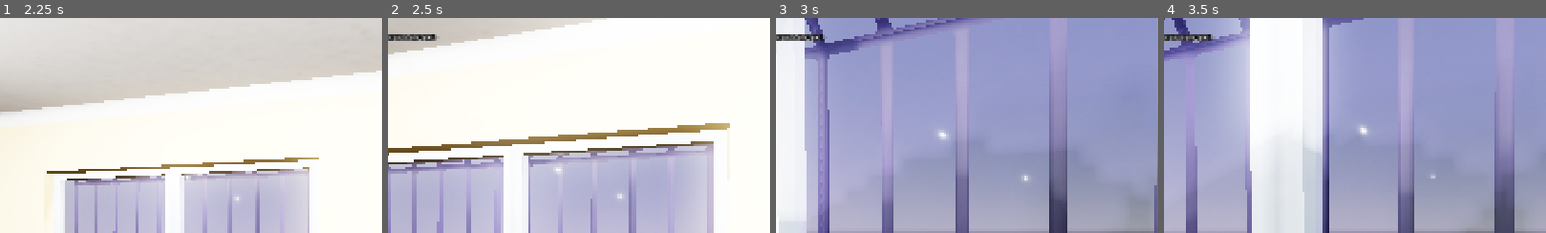
Above: before the commit, frames 1-4 (left to right).
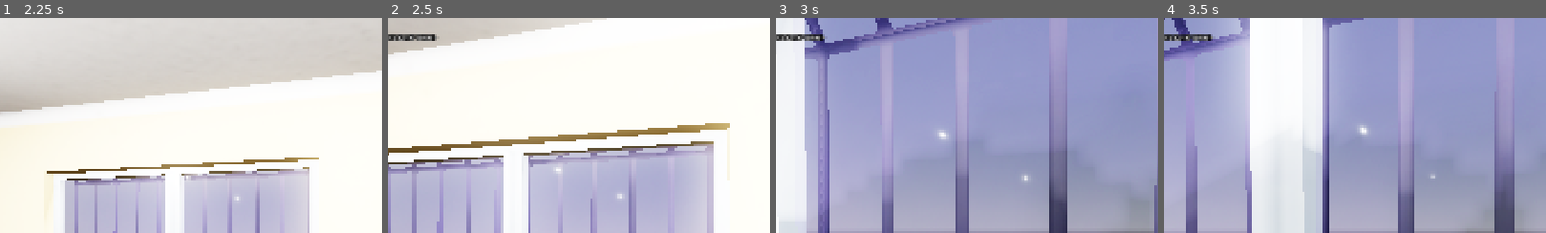
Above: after the commit, the same moments.

Repository: takanazwa5/ProjektMonopolowy
Game: Godot game, scene res://scenes/game/game.tscn
Two runs of this game, one before a commit and one after it. Both use one fixed random seed, a clock stepped at 60 frames per second and the inputs below.
Inputs (mouse positions are % of the whole screen's width and height, from its top left):
- Up to frame 1 (2.25 s): tap Enter at 0.5 s; move the mouse to (55, 50) at 0.52 s; hold E (interact) 0.53-1.28 s; hold W (walk_forward) from 0.53 s (still down); click (55, 50) at 0.67 s; move the mouse to (45, 50) at 1.27 s; tap Ctrl (crouch) at 1.35 s; click (45, 50) at 1.42 s; tap E (interact) at 1.55 s; move the mouse to (52, 48) at 2.02 s; hold G (drop_item) from 2.03 s (still down); click (52, 48) at 2.17 s
- Up to frame 2 (2.5 s): keep holding W (walk_forward); keep holding G (drop_item); tap E (interact) at 2.3 s
- Up to frame 3 (3 s): keep holding W (walk_forward); move the mouse to (49, 52) at 2.77 s; release G (drop_item) at 2.78 s; tap E (interact) at 2.85 s; click (49, 52) at 2.92 s
- Up to frame 4 (3.5 s): keep holding W (walk_forward)
The pictures show only the part of the screen within x 14-64%, y 0-50%; the shares and areas given below are measured in that part.

Frame 1 is identical in both runs. In frame 2, 0.2% of the frame differs, in the area x 2-13%, y 7-11%; in frame 3, 0.2%; in frame 4, 0.2%.

Commit message:
Refactor player HUD and interaction system
Moved HUD, reticle, item preview, item rig, and interaction raycast scripts and scenes into dedicated subfolders for better organization. Replaced direct node references with exported variables and PackedScene instancing. Updated interaction logic to support NPC dialog and reticle tooltips. Added dialog system and improved collider change handling for reticle feedback.

Diff:
--- /dev/null
+++ b/features/dialog/dialog.gd
@@ -0,0 +1,4 @@
+class_name Dialog extends Control
+
+
+@onready var dialog_label: Label = %DialogLabel
--- /dev/null
+++ b/features/dialog/dialog.tscn
@@ -0,0 +1,49 @@
+[gd_scene load_steps=2 format=3 uid="uid://wxlg7byvgxeh"]
+
+[ext_resource type="Script" uid="uid://dcajhertautgu" path="res://features/dialog/dialog.gd" id="1_6t6af"]
+
+[node name="Dialog" type="Control"]
+visible = false
+layout_mode = 3
+anchors_preset = 15
+anchor_right = 1.0
+anchor_bottom = 1.0
+grow_horizontal = 2
+grow_vertical = 2
+script = ExtResource("1_6t6af")
+
+[node name="MarginContainer" type="MarginContainer" parent="."]
+layout_mode = 1
+anchors_preset = -1
+anchor_top = 0.5
+anchor_right = 1.0
+anchor_bottom = 1.0
+grow_horizontal = 2
+grow_vertical = 2
+theme_override_constants/margin_left = 50
+theme_override_constants/margin_top = 250
+theme_override_constants/margin_right = 50
+theme_override_constants/margin_bottom = 50
+
+[node name="Panel" type="Panel" parent="MarginContainer"]
+layout_mode = 2
+
+[node name="MarginContainer" type="MarginContainer" parent="MarginContainer/Panel"]
+layout_mode = 1
+anchors_preset = 15
+anchor_right = 1.0
+anchor_bottom = 1.0
+grow_horizontal = 2
+grow_vertical = 2
+theme_override_constants/margin_left = 10
+theme_override_constants/margin_top = 10
+theme_override_constants/margin_right = 10
+theme_override_constants/margin_bottom = 10
+
+[node name="DialogLabel" type="Label" parent="MarginContainer/Panel/MarginContainer"]
+unique_name_in_owner = true
+layout_mode = 2
+size_flags_vertical = 1
+text = "[NPCNAME]: [Dialog]"
+visible_characters = 0
+visible_ratio = 0.0
--- a/features/npc/Basia/basia.tscn
+++ b/features/npc/Basia/basia.tscn
@@ -90,7 +90,7 @@
 parameters/put_down/active = false
 parameters/put_down/internal_active = false
 parameters/put_down/request = 0
-parameters/walk_blend/blend_position = 0
+parameters/walk_blend/blend_position = 0.0
 
 [node name="StateMachine" type="Node" parent="." node_paths=PackedStringArray("initial_state")]
 unique_name_in_owner = true
--- a/features/npc/shared/npc.gd
+++ b/features/npc/shared/npc.gd
@@ -50,6 +50,15 @@
 	animation_tree.set(&"parameters/walk_blend/blend_position", blend_pos)
 
 
+func interact(event: InputEvent) -> void:
+
+	if not event.is_action_pressed(&"interact"): return
+
+	var player: Player = get_tree().get_first_node_in_group(&"player")
+	var dialog: Dialog = player.dialog
+	dialog.show()
+
+
 func navigate_to_node(node: Node3D) -> void:
 
 	if target_node == node: return
--- a/features/player/hud.gd
+++ b/features/player/hud/hud.gd
@@ -1,15 +1,17 @@
 class_name HUD extends CanvasLayer
 
 
+@export var _item_preview: ItemPreview
+
+
 @onready var reticle: Reticle = %Reticle
-@onready var item_preview: ItemPreview = %ItemPreview
 @onready var item_preview_prompt: Control = %ItemPreviewPrompt
 
 
 func _ready() -> void:
 
-	item_preview.item_entered.connect(_on_item_entered_preview)
-	item_preview.item_exited.connect(_on_item_exited_preview)
+	_item_preview.item_entered.connect(_on_item_entered_preview)
+	_item_preview.item_exited.connect(_on_item_exited_preview)
 
 
 func on_game_paused() -> void:
--- /dev/null
+++ b/features/player/hud/hud.tscn
@@ -0,0 +1,58 @@
+[gd_scene load_steps=5 format=3 uid="uid://cnnmp1lwiwrw8"]
+
+[ext_resource type="Script" uid="uid://bk4tohdw0etl7" path="res://features/player/hud/hud.gd" id="1_k23sk"]
+[ext_resource type="PackedScene" uid="uid://c6xb1wy7x522w" path="res://features/player/hud/reticle/reticle.tscn" id="2_o6r3x"]
+[ext_resource type="PackedScene" uid="uid://wxlg7byvgxeh" path="res://features/dialog/dialog.tscn" id="3_6xb40"]
+
+[sub_resource type="LabelSettings" id="LabelSettings_set3t"]
+outline_size = 10
+outline_color = Color(0, 0, 0, 1)
+
+[node name="HUD" type="CanvasLayer"]
+script = ExtResource("1_k23sk")
+
+[node name="Reticle" parent="." instance=ExtResource("2_o6r3x")]
+unique_name_in_owner = true
+
+[node name="ItemPreviewPrompt" type="Control" parent="."]
+unique_name_in_owner = true
+visible = false
+layout_mode = 3
+anchors_preset = 15
+anchor_right = 1.0
+anchor_bottom = 1.0
+grow_horizontal = 2
+grow_vertical = 2
+mouse_filter = 2
+
+[node name="HBoxContainer" type="HBoxContainer" parent="ItemPreviewPrompt"]
+layout_mode = 1
+anchors_preset = 7
+anchor_left = 0.5
+anchor_top = 1.0
+anchor_right = 0.5
+anchor_bottom = 1.0
+offset_left = -385.0
+offset_top = -247.0
+offset_right = 385.0
+offset_bottom = -207.0
+grow_horizontal = 2
+grow_vertical = 0
+
+[node name="PickUpLabel" type="Label" parent="ItemPreviewPrompt/HBoxContainer"]
+layout_mode = 2
+text = "[E] Pick up"
+label_settings = SubResource("LabelSettings_set3t")
+
+[node name="Spacer" type="Control" parent="ItemPreviewPrompt/HBoxContainer"]
+layout_mode = 2
+size_flags_horizontal = 3
+mouse_filter = 2
+
+[node name="CancelLabel" type="Label" parent="ItemPreviewPrompt/HBoxContainer"]
+layout_mode = 2
+text = "[G] Cancel"
+label_settings = SubResource("LabelSettings_set3t")
+
+[node name="Dialog" parent="." instance=ExtResource("3_6xb40")]
+unique_name_in_owner = true
--- /dev/null
+++ b/features/player/hud/reticle/reticle.gd
@@ -0,0 +1,49 @@
+class_name Reticle extends Control
+
+
+const RADIUS: float = 2.0
+const COLOR: Color = Color.WHITE
+
+
+var collider: Object:
+
+	set(value):
+
+		if collider == value: return
+		collider = value
+		_active = collider is Interactable and collider.can_interact
+
+
+var _active: bool = false:
+
+	set(value):
+
+		if _active == value: return
+		_active = value
+		queue_redraw()
+
+		if _active:
+
+			reticle_tooltip.text = collider.reticle_tooltip_text
+			reticle_tooltip.show()
+
+		else: reticle_tooltip.hide()
+
+
+@onready var reticle_tooltip: Label = %ReticleTooltip
+
+
+func _draw() -> void:
+
+	if not _active:
+
+		draw_circle(size / 2, RADIUS, COLOR, true, -1.0, true)
+
+	else:
+
+		draw_circle(size / 2, RADIUS * 2, COLOR, false, 2.0, true)
+
+
+func set_active(active: bool) -> void:
+
+	_active = active
--- /dev/null
+++ b/features/player/hud/reticle/reticle.tscn
@@ -0,0 +1,63 @@
+[gd_scene load_steps=3 format=3 uid="uid://c6xb1wy7x522w"]
+
+[ext_resource type="Script" uid="uid://bgq22t0u4tykr" path="res://features/player/hud/reticle/reticle.gd" id="1_sup5l"]
+
+[sub_resource type="LabelSettings" id="LabelSettings_k34i2"]
+outline_size = 8
+outline_color = Color(0, 0, 0, 1)
+
+[node name="Reticle" type="Control"]
+layout_mode = 3
+anchors_preset = 8
+anchor_left = 0.5
+anchor_top = 0.5
+anchor_right = 0.5
+anchor_bottom = 0.5
+grow_horizontal = 2
+grow_vertical = 2
+mouse_filter = 2
+script = ExtResource("1_sup5l")
+
+[node name="ReferenceRect" type="ReferenceRect" parent="."]
+layout_mode = 1
+anchors_preset = 8
+anchor_left = 0.5
+anchor_top = 0.5
+anchor_right = 0.5
+anchor_bottom = 0.5
+offset_left = -9.0
+offset_top = -9.0
+offset_right = 9.0
+offset_bottom = 9.0
+grow_horizontal = 2
+grow_vertical = 2
+mouse_filter = 2
+
+[node name="ReticleTooltip" type="Label" parent="."]
+unique_name_in_owner = true
+visible = false
+layout_mode = 1
+anchors_preset = 8
+anchor_left = 0.5
+anchor_top = 0.5
+anchor_right = 0.5
+anchor_bottom = 0.5
+offset_left = -20.0
+offset_top = 38.5
+offset_right = 20.0
+offset_bottom = 61.5
+grow_horizontal = 2
+grow_vertical = 2
+text = "[Reticle Tooltip]"
+label_settings = SubResource("LabelSettings_k34i2")
+horizontal_alignment = 1
+vertical_alignment = 1
+
+[node name="ReferenceRect" type="ReferenceRect" parent="ReticleTooltip"]
+layout_mode = 1
+anchors_preset = 15
+anchor_right = 1.0
+anchor_bottom = 1.0
+grow_horizontal = 2
+grow_vertical = 2
+mouse_filter = 2
--- a/features/player/interaction_raycast.gd
+++ /dev/null
@@ -1,39 +0,0 @@
-class_name InteractionRaycast extends RayCast3D
-
-
-var collider: Object
-
-
-@onready var item_preview: ItemPreview = %ItemPreview
-@onready var item_rig: ItemRig = %ItemRig
-
-
-func _ready() -> void:
-
-	item_preview.item_entered.connect(_on_item_entered_preview)
-	item_preview.item_exited.connect(_on_item_exited_preview)
-
-
-func _unhandled_input(event: InputEvent) -> void:
-
-	if not is_instance_valid(collider): return
-
-	if collider is Interactable:
-
-		if collider.can_interact: collider.interact(event, item_rig.current_item)
-
-
-func _process(_delta: float) -> void:
-
-	collider = get_collider()
-	DebugPanel.add_property(collider, "collider", 50)
-
-
-func _on_item_entered_preview(_item: Item) -> void:
-
-	enabled = false
-
-
-func _on_item_exited_preview() -> void:
-
-	enabled = true
--- /dev/null
+++ b/features/player/interaction_raycast/interaction_raycast.gd
@@ -0,0 +1,49 @@
+class_name InteractionRaycast extends RayCast3D
+
+
+signal collider_changed(collider: Object)
+
+
+@export var item_preview: ItemPreview
+@export var item_rig: ItemRig
+
+
+var _collider: Object
+var _last_frame_collider: Object
+
+
+func _ready() -> void:
+
+	item_preview.item_entered.connect(_on_item_entered_preview)
+	item_preview.item_exited.connect(_on_item_exited_preview)
+
+
+func _unhandled_input(event: InputEvent) -> void:
+
+	if not is_instance_valid(_collider): return
+
+	if _collider is Interactable and _collider.can_interact:
+
+		_collider.interact(event, item_rig.current_item)
+
+	elif _collider is NPC:
+
+		if _collider.has_method("interact"): _collider.interact(event)
+
+
+func _process(_delta: float) -> void:
+
+	_last_frame_collider = _collider
+	_collider = get_collider()
+	if not _collider == _last_frame_collider: collider_changed.emit(_collider)
+	DebugPanel.add_property(_collider, "collider", 50)
+
+
+func _on_item_entered_preview(_item: Item) -> void:
+
+	enabled = false
+
+
+func _on_item_exited_preview() -> void:
+
+	enabled = true
--- /dev/null
+++ b/features/player/interaction_raycast/interaction_raycast.tscn
@@ -0,0 +1,9 @@
+[gd_scene load_steps=2 format=3 uid="uid://bpi5btw8trdr"]
+
+[ext_resource type="Script" uid="uid://d0ueseef8eg8o" path="res://features/player/interaction_raycast/interaction_raycast.gd" id="1_orcwc"]
+
+[node name="InteractionRaycast" type="RayCast3D"]
+target_position = Vector3(0, 0, -1.5)
+collision_mask = 13
+collide_with_areas = true
+script = ExtResource("1_orcwc")
--- /dev/null
+++ b/features/player/item_preview/item_preview.tscn
@@ -0,0 +1,6 @@
+[gd_scene load_steps=2 format=3 uid="uid://p1w84y1skf87"]
+
+[ext_resource type="Script" uid="uid://rsm8sm80rels" path="res://features/player/item_preview/item_preview.gd" id="1_4n0xo"]
+
+[node name="ItemPreview" type="Node3D"]
+script = ExtResource("1_4n0xo")
--- /dev/null
+++ b/features/player/item_rig/item_rig.tscn
@@ -0,0 +1,6 @@
+[gd_scene load_steps=2 format=3 uid="uid://bdjkyc7nsbsgs"]
+
+[ext_resource type="Script" uid="uid://dxoac2p5n4etv" path="res://features/player/item_rig/item_rig.gd" id="1_sk2xk"]
+
+[node name="ItemRig" type="Node3D"]
+script = ExtResource("1_sk2xk")
--- a/features/player/player.gd
+++ b/features/player/player.gd
@@ -23,6 +23,7 @@
 
 	item_preview.item_entered.connect(_on_item_entered_preview)
 	item_preview.item_exited.connect(_on_item_exited_preview)
+	interaction_raycast.collider_changed.connect(_on_interaction_raycast_collider_changed)
 
 
 func _unhandled_input(event: InputEvent) -> void:
@@ -75,3 +76,8 @@
 
 	can_move = true
 	can_move_camera = true
+
+
+func _on_interaction_raycast_collider_changed(collider: Object) -> void:
+
+	hud.reticle.collider = collider
--- a/features/player/player.tscn
+++ b/features/player/player.tscn
@@ -1,15 +1,14 @@
-[gd_scene load_steps=22 format=3 uid="uid://x8jwi5g1tqbc"]
+[gd_scene load_steps=19 format=3 uid="uid://x8jwi5g1tqbc"]
 
 [ext_resource type="Script" uid="uid://xwirk8k81n2g" path="res://features/player/player.gd" id="1_k7k3i"]
-[ext_resource type="Script" uid="uid://d0ueseef8eg8o" path="res://features/player/interaction_raycast.gd" id="2_7mbft"]
 [ext_resource type="Script" uid="uid://de1lalif7l760" path="res://features/state_machine/state_machine.gd" id="2_abh15"]
+[ext_resource type="PackedScene" uid="uid://bpi5btw8trdr" path="res://features/player/interaction_raycast/interaction_raycast.tscn" id="2_uqugw"]
 [ext_resource type="Script" uid="uid://bsraa8mh7ca5a" path="res://features/player/states/idle_state.gd" id="3_16d0v"]
-[ext_resource type="Script" uid="uid://dxoac2p5n4etv" path="res://features/player/item_rig.gd" id="3_k34i2"]
-[ext_resource type="Script" uid="uid://rsm8sm80rels" path="res://features/player/item_preview.gd" id="3_kt1oa"]
+[ext_resource type="PackedScene" uid="uid://bdjkyc7nsbsgs" path="res://features/player/item_rig/item_rig.tscn" id="3_uqugw"]
 [ext_resource type="Script" uid="uid://d0gi7hdyudt7d" path="res://features/player/states/walking_state.gd" id="4_5h70g"]
-[ext_resource type="Script" uid="uid://bk4tohdw0etl7" path="res://features/player/hud.gd" id="5_47rrt"]
+[ext_resource type="PackedScene" uid="uid://p1w84y1skf87" path="res://features/player/item_preview/item_preview.tscn" id="4_uqugw"]
+[ext_resource type="PackedScene" uid="uid://cnnmp1lwiwrw8" path="res://features/player/hud/hud.tscn" id="5_k34i2"]
 [ext_resource type="Script" uid="uid://er88pojphiqi" path="res://features/player/states/crouching_state.gd" id="5_uxnsi"]
-[ext_resource type="Script" uid="uid://bgq22t0u4tykr" path="res://features/player/reticle.gd" id="6_47rrt"]
 
 [sub_resource type="CapsuleMesh" id="CapsuleMesh_u4ddl"]
 radius = 0.3
@@ -21,14 +20,6 @@
 
 [sub_resource type="SphereShape3D" id="SphereShape3D_1j0sm"]
 radius = 0.3
-
-[sub_resource type="LabelSettings" id="LabelSettings_k34i2"]
-outline_size = 8
-outline_color = Color(0, 0, 0, 1)
-
-[sub_resource type="LabelSettings" id="LabelSettings_set3t"]
-outline_size = 10
-outline_color = Color(0, 0, 0, 1)
 
 [sub_resource type="Animation" id="Animation_xnuge"]
 resource_name = "Headbob"
@@ -246,99 +237,22 @@
 [node name="Camera" type="Camera3D" parent="CameraRoot"]
 unique_name_in_owner = true
 
-[node name="InteractionRaycast" type="RayCast3D" parent="CameraRoot/Camera"]
-unique_name_in_owner = true
-target_position = Vector3(0, 0, -1.5)
-collision_mask = 13
-collide_with_areas = true
-script = ExtResource("2_7mbft")
-
-[node name="ItemRig" type="Node3D" parent="CameraRoot/Camera"]
+[node name="InteractionRaycast" parent="CameraRoot/Camera" node_paths=PackedStringArray("item_preview", "item_rig") instance=ExtResource("2_uqugw")]
+unique_name_in_owner = true
+item_preview = NodePath("../ItemPreview")
+item_rig = NodePath("../ItemRig")
+
+[node name="ItemRig" parent="CameraRoot/Camera" instance=ExtResource("3_uqugw")]
 unique_name_in_owner = true
 transform = Transform3D(1, 0, 0, 0, 1, 0, 0, 0, 1, 0.093, -0.056, -0.123)
-script = ExtResource("3_k34i2")
-
-[node name="ItemPreview" type="Node3D" parent="CameraRoot/Camera"]
+
+[node name="ItemPreview" parent="CameraRoot/Camera" instance=ExtResource("4_uqugw")]
 unique_name_in_owner = true
 transform = Transform3D(1, 0, 0, 0, 1, 0, 0, 0, 1, 0, 0, -0.15)
-script = ExtResource("3_kt1oa")
-
-[node name="HUD" type="CanvasLayer" parent="."]
-unique_name_in_owner = true
-script = ExtResource("5_47rrt")
-
-[node name="Reticle" type="Control" parent="HUD"]
-unique_name_in_owner = true
-layout_mode = 3
-anchors_preset = 8
-anchor_left = 0.5
-anchor_top = 0.5
-anchor_right = 0.5
-anchor_bottom = 0.5
-grow_horizontal = 2
-grow_vertical = 2
-mouse_filter = 2
-script = ExtResource("6_47rrt")
-
-[node name="ReticleTooltip" type="Label" parent="HUD/Reticle"]
-unique_name_in_owner = true
-visible = false
-layout_mode = 1
-anchors_preset = 8
-anchor_left = 0.5
-anchor_top = 0.5
-anchor_right = 0.5
-anchor_bottom = 0.5
-offset_left = -20.0
-offset_top = 38.5
-offset_right = 20.0
-offset_bottom = 61.5
-grow_horizontal = 2
-grow_vertical = 2
-text = "Reticle Tooltip"
-label_settings = SubResource("LabelSettings_k34i2")
-horizontal_alignment = 1
-vertical_alignment = 1
-
-[node name="ItemPreviewPrompt" type="Control" parent="HUD"]
-unique_name_in_owner = true
-visible = false
-layout_mode = 3
-anchors_preset = 15
-anchor_right = 1.0
-anchor_bottom = 1.0
-grow_horizontal = 2
-grow_vertical = 2
-mouse_filter = 2
-
-[node name="HBoxContainer" type="HBoxContainer" parent="HUD/ItemPreviewPrompt"]
-layout_mode = 1
-anchors_preset = 7
-anchor_left = 0.5
-anchor_top = 1.0
-anchor_right = 0.5
-anchor_bottom = 1.0
-offset_left = -385.0
-offset_top = -247.0
-offset_right = 385.0
-offset_bottom = -207.0
-grow_horizontal = 2
-grow_vertical = 0
-
-[node name="PickUpLabel" type="Label" parent="HUD/ItemPreviewPrompt/HBoxContainer"]
-layout_mode = 2
-text = "[E] Pick up"
-label_settings = SubResource("LabelSettings_set3t")
-
-[node name="Spacer" type="Control" parent="HUD/ItemPreviewPrompt/HBoxContainer"]
-layout_mode = 2
-size_flags_horizontal = 3
-mouse_filter = 2
-
-[node name="CancelLabel" type="Label" parent="HUD/ItemPreviewPrompt/HBoxContainer"]
-layout_mode = 2
-text = "[G] Cancel"
-label_settings = SubResource("LabelSettings_set3t")
+
+[node name="HUD" parent="." node_paths=PackedStringArray("_item_preview") instance=ExtResource("5_k34i2")]
+unique_name_in_owner = true
+_item_preview = NodePath("../CameraRoot/Camera/ItemPreview")
 
 [node name="StateMachine" type="Node" parent="." node_paths=PackedStringArray("initial_state")]
 unique_name_in_owner = true
--- a/features/player/reticle.gd
+++ /dev/null
@@ -1,71 +0,0 @@
-class_name Reticle extends Control
-
-
-enum Type {INACTIVE, ACTIVE}
-
-
-@export var radius : float = 2.0
-@export var color : Color = Color.WHITE
-
-
-@onready var item_preview: ItemPreview = %ItemPreview
-@onready var reticle_tooltip : Label = %ReticleTooltip
-@onready var interaction_raycast: InteractionRaycast = %InteractionRaycast
-
-
-var type : Type:
-
-	set(value):
-
-		if type == value:
-
-			return
-
-		type = value
-		queue_redraw()
-
-
-func _ready() -> void:
-
-	item_preview.item_entered.connect(_on_item_entered_preview)
-	item_preview.item_exited.connect(_on_item_exited_preview)
-
-
-func _draw() -> void:
-
-	if type == Type.INACTIVE:
-
-		draw_circle(size / 2, radius, color, true, -1.0, true)
-
-	elif type == Type.ACTIVE:
-
-		draw_circle(size / 2, radius * 2, color, false, 2.0, true)
-
-
-func _process(_delta: float) -> void:
-
-	var collider : Object = interaction_raycast.collider
-	if collider is Interactable and collider.can_interact:
-
-		type = Type.ACTIVE
-
-		if not collider.reticle_tooltip_text.is_empty():
-
-			reticle_tooltip.show()
-			reticle_tooltip.text = collider.reticle_tooltip_text
-
-	else:
-
-		type = Type.INACTIVE
-		reticle_tooltip.hide()
-		reticle_tooltip.text = ""
-
-
-func _on_item_entered_preview(_item: Item) -> void:
-
-	hide()
-
-
-func _on_item_exited_preview() -> void:
-
-	show()
Not shown, added: features/dialog/dialog.gd.uid
Not shown: 1 places in features/npc/Basia/basia.tscn that only renumber resources
Renamed: features/player/hud.gd.uid -> features/player/hud/hud.gd.uid
Renamed: features/player/reticle.gd.uid -> features/player/hud/reticle/reticle.gd.uid
Renamed: features/player/interaction_raycast.gd.uid -> features/player/interaction_raycast/interaction_raycast.gd.uid
Renamed: features/player/item_preview.gd -> features/player/item_preview/item_preview.gd
Renamed: features/player/item_preview.gd.uid -> features/player/item_preview/item_preview.gd.uid
Renamed: features/player/item_rig.gd -> features/player/item_rig/item_rig.gd
Renamed: features/player/item_rig.gd.uid -> features/player/item_rig/item_rig.gd.uid
